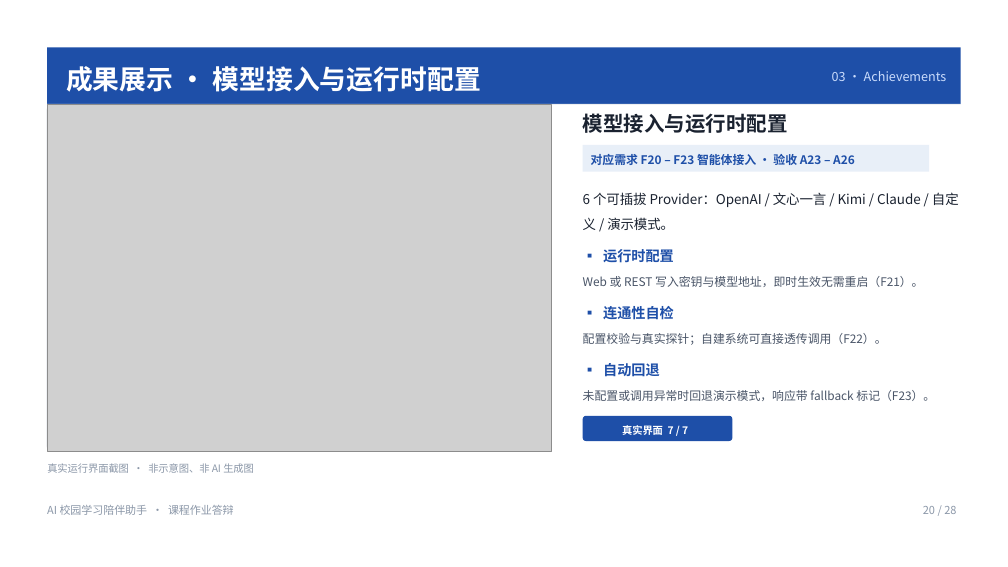
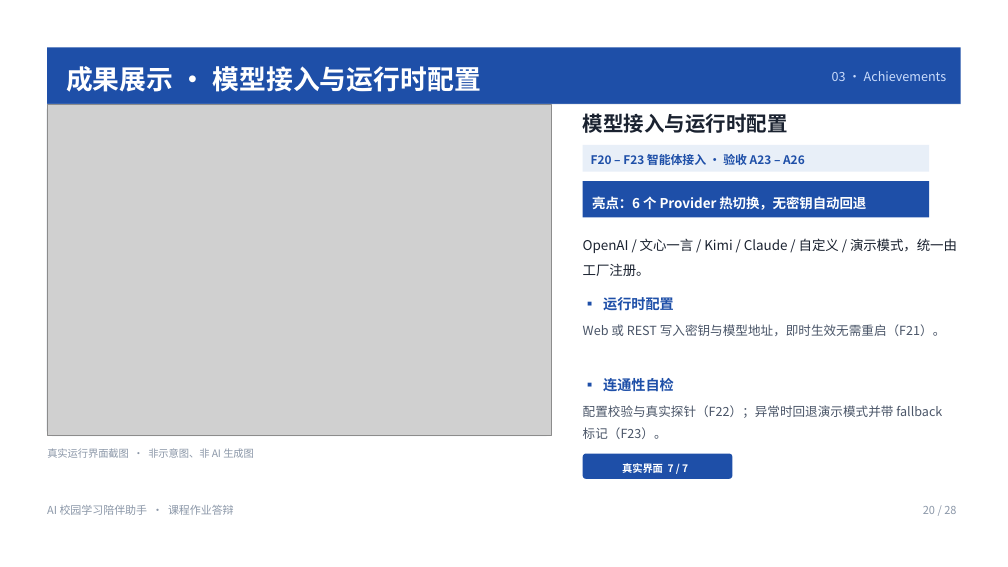
Before and after one commit to kecit33/ai-agent-study, a slide deck: slide 20 of docs/AI校园学习陪伴助手_团队展示与需求分析.pptx. Drawn at 1008x567 pixels with LibreOffice and Linux fonts; fonts in the diff are those of the drawing; grey boxes stand for pictures. Boxes give left, top, right and bottom in pixels: in the first picture for what was removed or moved away, otherwise in the second. Text is boxed around its words. In the diff, an @@ line names an element or a change of style, - is before the commit and + after.

```diff
--- a/docs/AI校园学习陪伴助手_团队展示与需求分析.pptx
+++ b/docs/AI校园学习陪伴助手_团队展示与需求分析.pptx
@@ picture: place and size @@
-picture at [47, 105, 551, 451]
+picture at [47, 105, 551, 436]
@@ rounded rectangle: place and size @@
-rounded rectangle at [47, 105, 551, 451]
+rounded rectangle at [47, 105, 551, 436]
@@ text at [591, 154, 805, 165]: text changed @@
-对应需求 F20 – F23 智能体接入 · 验收 A23 – A26
+F20 – F23 智能体接入 · 验收 A23 – A26
@@ rectangle added at [583, 181, 929, 218], fill #1E4FA8 @@
@@ text added at [592, 196, 866, 210], 12.8 pt, text #FFFFFF, bold @@
+亮点：6 个 Provider 热切换，无密钥自动回退
@@ text at [583, 238, 957, 276]: text changed @@
-6 个可插拔 Provider：OpenAI / 文心一言 / Kimi / Claude / 自定义 / 演示模式。
+OpenAI / 文心一言 / Kimi / Claude / 自定义 / 演示模式，统一由工厂注册。
@@ text "▪ 运行时配置": place and size @@
-text "▪ 运行时配置" at [603, 249, 674, 263]
+text "▪ 运行时配置" at [603, 297, 674, 311]
@@ text "Web 或 REST 写入密钥与模型地址，即时生效无需重启（F21）。": place and size @@
-text "Web 或 REST 写入密钥与模型地址，即时生效无需重启（F21）。" at [583, 276, 923, 287]
+text "Web 或 REST 写入密钥与模型地址，即时生效无需重启（F21）。" at [583, 324, 946, 336]
@@ text "Web 或 REST 写入密钥与模型地址，即时生效无需重启（F21）。" at [583, 324, 946, 336]: size 11.2 to 12 pt @@
@@ text removed at [583, 333, 887, 345] @@
-配置校验与真实探针；自建系统可直接透传调用（F22）。
@@ text "▪ 连通性自检": place and size @@
-text "▪ 连通性自检" at [603, 306, 674, 319]
+text "▪ 连通性自检" at [603, 378, 674, 391]
@@ text removed at [603, 363, 659, 376] @@
-▪ 自动回退
@@ text at [583, 405, 942, 439]: text changed; size 11.2 to 12 pt @@
-未配置或调用异常时回退演示模式，响应带 fallback 标记（F23）。
+配置校验与真实探针（F22）；异常时回退演示模式并带 fallback 标记（F23）。
@@ text "真实运行界面截图 · 非示意图、非 AI 生成图": place and size @@
-text "真实运行界面截图 · 非示意图、非 AI 生成图" at [47, 463, 254, 473]
+text "真实运行界面截图 · 非示意图、非 AI 生成图" at [47, 448, 254, 458]
@@ rounded rectangle: place and size @@
-rounded rectangle at [583, 416, 733, 441]
+rounded rectangle at [583, 454, 733, 479]
@@ text "真实界面 7 / 7": place and size @@
-text "真实界面 7 / 7" at [622, 425, 688, 435]
+text "真实界面 7 / 7" at [622, 463, 688, 473]
```
Also in this commit, not shown: 18 other slides changed, 3 slides added, 3 slides removed, 28 other files.
